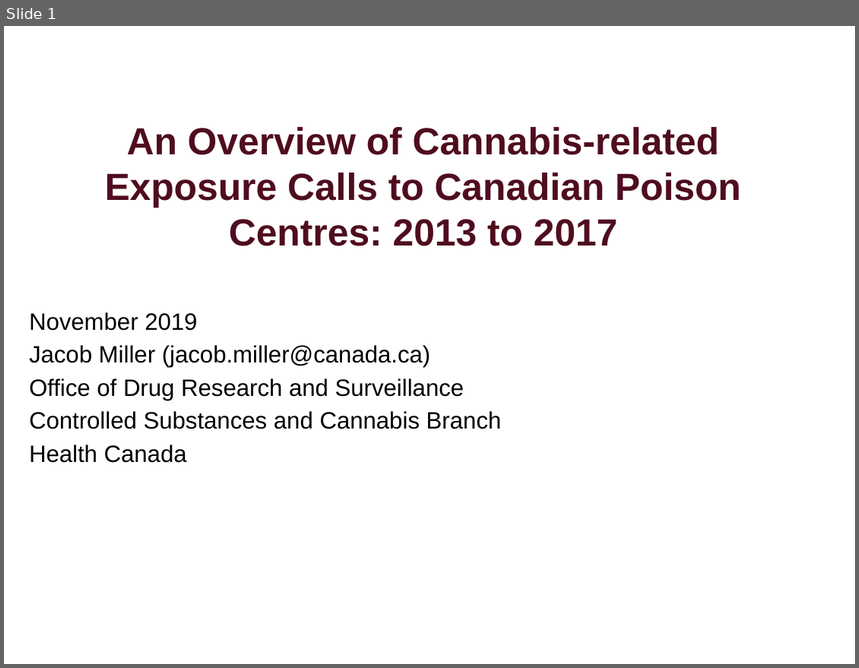
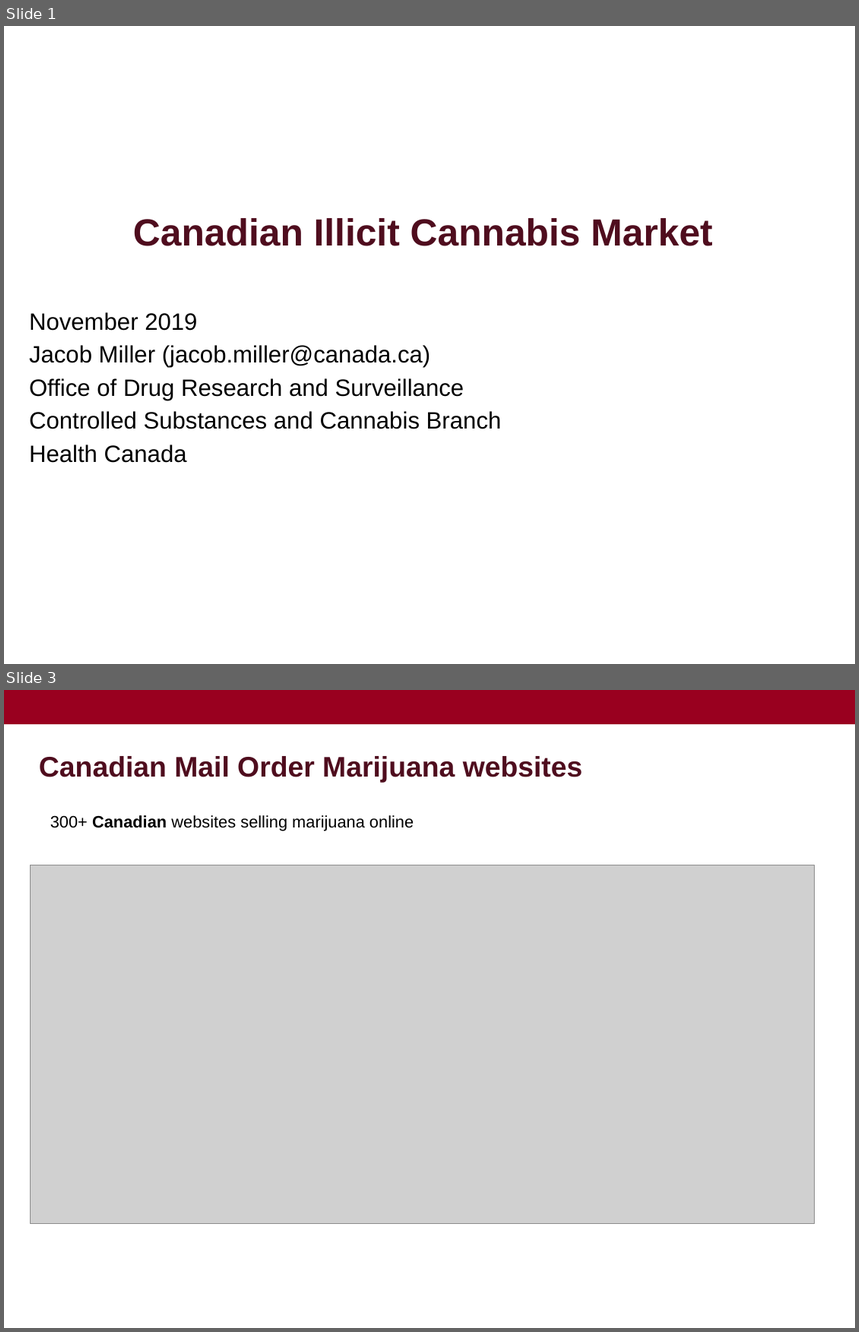
Before and after one commit to MelonFaceDOOM/cannabis_scraping, a slide deck: cannabis scraping.pptx. Shown one above the other, each under a label of ours: slide 1 before the commit, slides 1 and 3 after it; the slides between them are not shown. The pictures are 859x668 and 859x1332 pixels, drawn with LibreOffice and Linux fonts; fonts in the diff are those of the drawing; grey boxes stand for pictures; background and template pictures are left out. Boxes give left, top, right and bottom in pixels: in the first picture for what was removed or moved away, otherwise in the second. Text is boxed around its words. In the diff, an @@ line names an element or a change of style, - is before the commit and + after.

```diff
--- a/cannabis scraping.pptx
+++ b/cannabis scraping.pptx
@@ slide 3 added at [4,690,855,1328], background picture (left out) @@
@@ rectangle added at [4,690,855,724], fill #99001F @@
@@ title added at [39,756,583,782], 24 pt, text #4F0D1E, bold @@
+Canadian Mail Order Marijuana websites
@@ text added at [50,815,414,831], 14 pt, text #000000 @@
+300+ Canadian websites selling marijuana online
@@ picture added at [31,866,814,1224] @@
@@ page number added at [788,1290,841,1324], 11 pt, text #FFFFFF @@
+3
@@ slide 1 changed as well @@
@@ title at [133,218,712,246]: text changed @@
-An Overview of Cannabis-related Exposure Calls to Canadian Poison Centres: 2013 to 2017
+Canadian Illicit Cannabis Market
```
Also in this commit, not shown: 6 other slides added, 1 slide removed, 50 other files.
